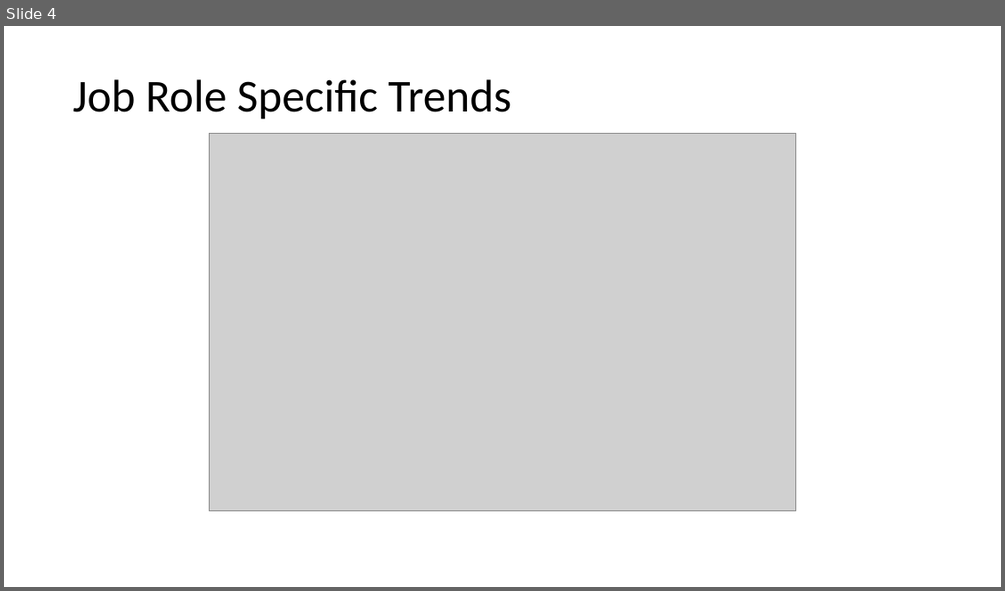
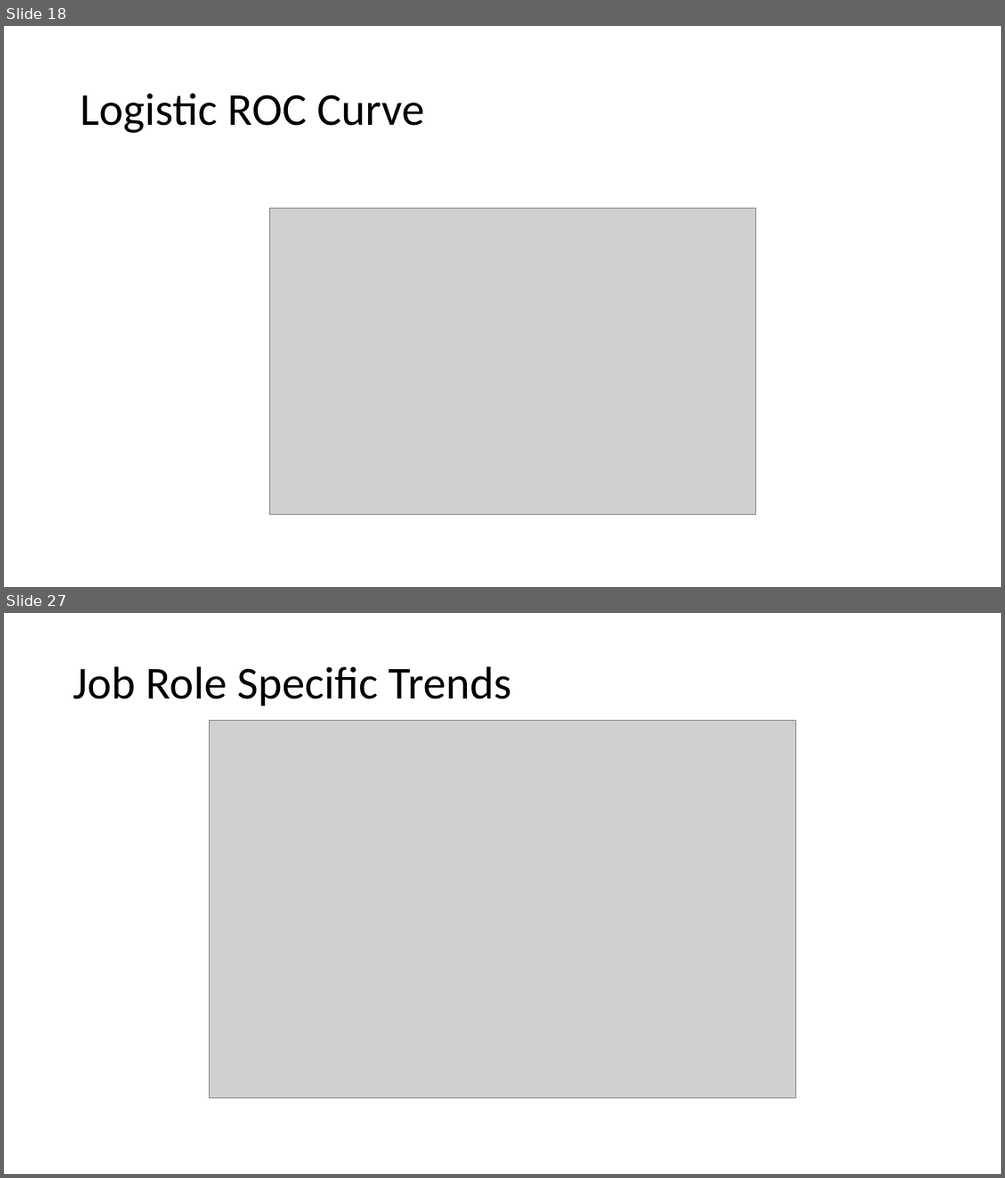
Before and after one commit to KeburFantahun/CaseStudy2DDS_KeburF, a slide deck: CaseStudy2_DDS_Kebur_Fantahun.pptx. Shown one above the other, each under a label of ours: slide 4 before the commit, slides 18 and 27 after it; the slides between them are not shown. The pictures are 1005x591 and 1005x1178 pixels, drawn with LibreOffice and Linux fonts; fonts in the diff are those of the drawing; grey boxes stand for pictures. Boxes give left, top, right and bottom in pixels: in the first picture for what was removed or moved away, otherwise in the second. Text is boxed around its words. In the diff, an @@ line names an element or a change of style, - is before the commit and + after.

```diff
--- a/CaseStudy2_DDS_Kebur_Fantahun.pptx
+++ b/CaseStudy2_DDS_Kebur_Fantahun.pptx
@@ slide 18 added at (4, 26, 1001, 587), background #FFFFFF @@
@@ title added at (80, 93, 425, 133), 44 pt, text #000000 @@
+Logistic ROC Curve
@@ picture added at (269, 208, 756, 515) @@
@@ what was slide 4 is now slide 27 @@
```
Also in this commit, not shown: 3 slides changed, 20 other slides added, 19 slides removed, 11 other files.
